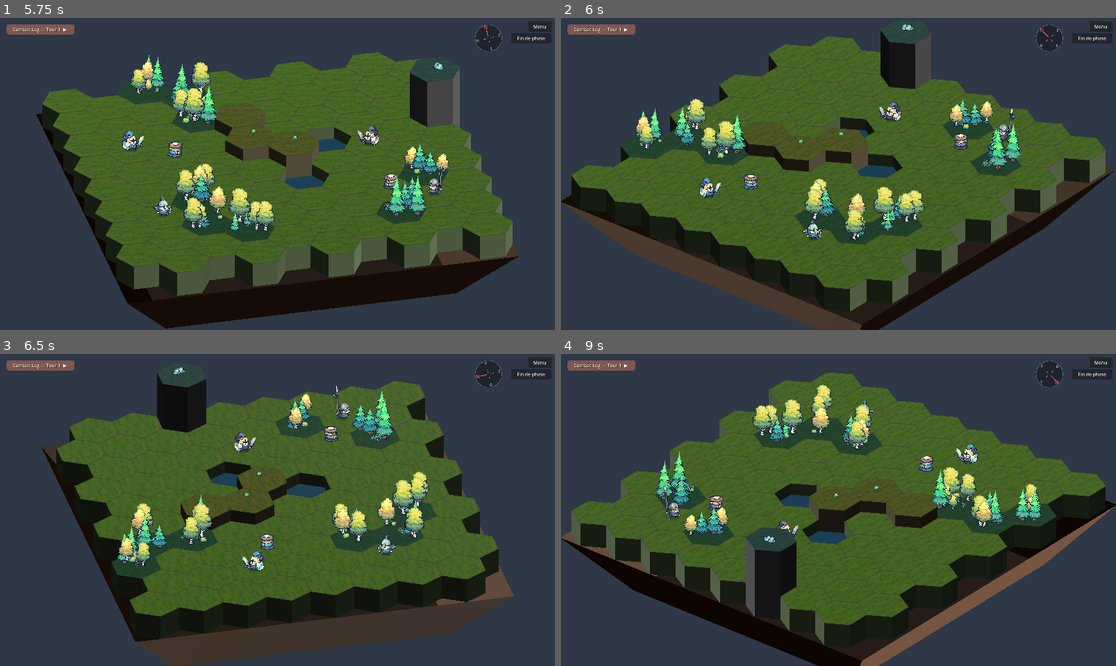
Above: before the commit, frames 1-4 (two rows, left to right).
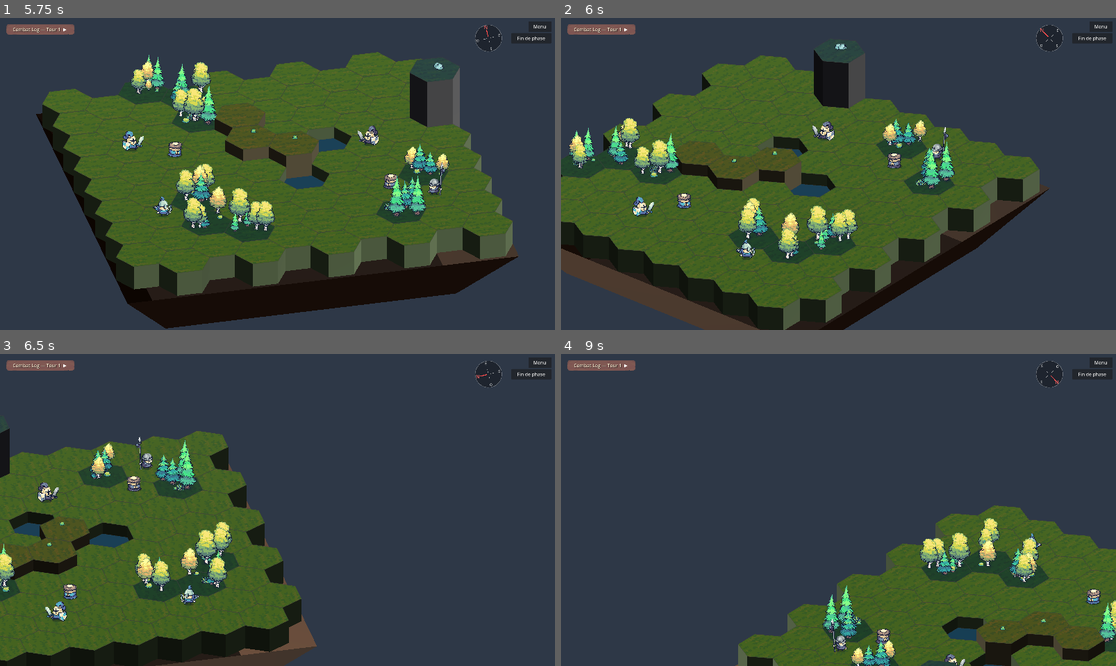
Above: after the commit, the same moments.

Repository: AlexandreB6/tactical-rpg
Game: Godot game, scene res://scenes/ui/main_menu.tscn
Two runs of this game, one before a commit and one after it. Both use one fixed random seed, a clock stepped at 60 frames per second and the inputs below.
Inputs (mouse positions are in pixels of both pictures, inside the frame that each line leads up to):
- Up to frame 1 (5.75 s): click "Jouer" at 0.5 s; click "▶" at 1.25 s; click "▼" at 2 s; click "Fin de phase" at 2.75 s; click "Annuler" at 3.5 s; click "Menu" at 4.25 s; click "Jouer" at 5 s
- Up to frame 2 (6 s): tap Enter at 5.75 s; move the mouse to (960, 158) at 5.77 s; hold D from 5.78 s (still down); tap Q at 5.85 s; click (960, 158) at 5.92 s
- Up to frame 3 (6.5 s): keep holding D; tap E at 6.05 s
- Up to frame 4 (9 s): release D at 6.5 s; drag from (727, 525) to (810, 572) at 6.52 s; move the mouse to (894, 441) at 7.27 s; hold D 7.28-8 s; tap Q at 7.35, 8.85 s; click (894, 441) at 7.42 s; tap E at 7.55 s; drag from (810, 572) to (672, 463) at 8.02 s; move the mouse to (1005, 556) at 8.77 s; hold A from 8.78 s (still down); click (1005, 556) at 8.92 s

Frame 1 is identical in both runs. In frame 2, 48% of the frame differs, in the area x 0-100%, y 2-100%; in frame 3, 59%; in frame 4, 61%, in the area x 0-100%, y 5-100%.

Commit message:
feat: types dégâts/armures 3D + caméra AZERTY (ZQSD + A/E rotation)
- Unit3D : ajout damage_type, armor_type, DAMAGE_MULTIPLIERS, logs détaillés
- game_manager_3d / world_3d : calculs dégâts avec multiplicateurs
- stats_panel : helpers locaux compatibles Unit/Unit3D
- Caméra : A/E rotation, ZQSD déplacement relatif écran, pan molette corrigé

Co-Authored-By: Claude Opus 4.6 <noreply@anthropic.com>

Diff:
--- a/scripts/camera_3d_controller.gd
+++ b/scripts/camera_3d_controller.gd
@@ -21,6 +21,7 @@
 var _dragging: bool = false
 var _drag_start_mouse: Vector2 = Vector2.ZERO
 var _drag_start_pos: Vector3 = Vector3.ZERO
+const PAN_KEYBOARD_SPEED: float = 15.0
 
 # --- Références ---
 @onready var camera_arm: Node3D = $CameraArm
@@ -43,9 +44,9 @@
 		return
 
 	if event is InputEventKey and event.pressed and not event.echo:
-		if event.keycode == KEY_Q:
+		if event.physical_keycode == KEY_Q:
 			_rotate_camera(-1)
-		elif event.keycode == KEY_E:
+		elif event.physical_keycode == KEY_E:
 			_rotate_camera(1)
 
 	if event is InputEventMouseButton:
@@ -72,7 +73,27 @@
 		cam_forward.y = 0
 		cam_forward = cam_forward.normalized()
 		var pan_speed = _target_zoom * 0.003
-		position = _drag_start_pos + (cam_right * -delta.x + cam_forward * delta.y) * pan_speed
+		position = _drag_start_pos + (cam_right * delta.x + cam_forward * -delta.y) * pan_speed
+
+func _process(delta: float) -> void:
+	var input_dir = Vector2.ZERO
+	if Input.is_physical_key_pressed(KEY_W):
+		input_dir.y -= 1
+	if Input.is_physical_key_pressed(KEY_S):
+		input_dir.y += 1
+	if Input.is_physical_key_pressed(KEY_A):
+		input_dir.x -= 1
+	if Input.is_physical_key_pressed(KEY_D):
+		input_dir.x += 1
+	if input_dir != Vector2.ZERO:
+		input_dir = input_dir.normalized()
+		var cam_right = -global_transform.basis.x
+		var cam_forward = -global_transform.basis.z
+		cam_right.y = 0
+		cam_right = cam_right.normalized()
+		cam_forward.y = 0
+		cam_forward = cam_forward.normalized()
+		position += (cam_right * -input_dir.x + cam_forward * -input_dir.y) * PAN_KEYBOARD_SPEED * delta
 
 func _rotate_camera(direction: int) -> void:
 	if _is_rotating:
--- a/scripts/game_manager_3d.gd
+++ b/scripts/game_manager_3d.gd
@@ -98,7 +98,7 @@
 		var start_cell = enemy.grid_pos
 		var path = hex_grid.find_path(enemy.grid_pos, best_cell, blocked, enemy.move_range)
 		enemy.grid_pos = best_cell
-		combat_log.add_entry(enemy.unit_name + " se déplace")
+		combat_log.add_entry(enemy.unit_name + " se déplace", enemy.unit_name)
 		await enemy.move_along_path(path, start_cell)
 	if enemy.can_attack_from(enemy.grid_pos, target.grid_pos, hex_grid):
 		await _enemy_attack(enemy, target)
@@ -110,7 +110,8 @@
 		var dist = hex_grid.hex_distance(enemy.grid_pos, player.grid_pos)
 		var height_diff = hex_grid.get_height_at(enemy.grid_pos) - hex_grid.get_height_at(player.grid_pos)
 		var terrain_def = hex_grid.get_terrain_def_bonus(player.grid_pos)
-		var damage = Unit3D.calc_damage(enemy.attack, player, height_diff, terrain_def)
+		var calc = Unit3D.calc_damage(enemy.attack, player, height_diff, terrain_def, enemy.damage_type)
+		var damage = calc.damage
 		var score: float = 0.0
 		if damage >= player.hp:
 			score += 100.0
@@ -127,10 +128,10 @@
 func _enemy_attack(enemy: Unit3D, target: Unit3D) -> void:
 	var height_diff = hex_grid.get_height_at(enemy.grid_pos) - hex_grid.get_height_at(target.grid_pos)
 	var terrain_def = hex_grid.get_terrain_def_bonus(target.grid_pos)
-	var damage = Unit3D.calc_damage(enemy.attack, target, height_diff, terrain_def)
-	combat_log.add_entry(Unit3D.build_attack_log(enemy.unit_name, target.unit_name, damage, height_diff, terrain_def))
+	var result = Unit3D.calc_damage(enemy.attack, target, height_diff, terrain_def, enemy.damage_type)
+	combat_log.add_entry(Unit3D.build_attack_log(enemy.unit_name, target.unit_name, result, height_diff, terrain_def, enemy.damage_type, target.armor_type), enemy.unit_name)
 	await enemy.play_attack_anim(target.position)
-	await target.take_damage(damage)
+	await target.take_damage(result.damage)
 	check_victory()
 
 func _find_best_move(enemy: Unit3D, target: Unit3D) -> Vector2i:
@@ -184,10 +185,12 @@
 			continue
 		if not enemy.can_cast_spell_on(spell, enemy.grid_pos, target.grid_pos, hex_grid):
 			continue
-		var spell_damage = max(1, spell.power - target.get_effective_defense())
+		var spell_raw = spell.power - target.get_effective_defense()
+		var spell_mult = Unit3D.DAMAGE_MULTIPLIERS[target.armor_type][spell.damage_type]
+		var spell_damage = max(1, int(spell_raw * spell_mult))
 		var height_diff = hex_grid.get_height_at(enemy.grid_pos) - hex_grid.get_height_at(target.grid_pos)
 		var terrain_def = hex_grid.get_terrain_def_bonus(target.grid_pos)
-		var phys_damage = Unit3D.calc_damage(enemy.attack, target, height_diff, terrain_def)
+		var phys_damage = Unit3D.calc_damage(enemy.attack, target, height_diff, terrain_def, enemy.damage_type).damage
 		if spell_damage >= phys_damage or not enemy.can_attack_from(enemy.grid_pos, target.grid_pos, hex_grid):
 			await _enemy_cast_spell(enemy, target, spell)
 			return true
@@ -214,11 +217,21 @@
 		effect.queue_free()
 	if spell.target_type == SpellData.TargetType.ALLY:
 		await target.heal(spell.power)
-		combat_log.add_entry(enemy.unit_name + " lance " + spell.spell_name + " sur " + target.unit_name + " (+" + str(spell.power) + " HP)")
+		combat_log.add_entry(enemy.unit_name + " lance " + spell.spell_name + " sur " + target.unit_name + " → +" + str(spell.power) + " HP", enemy.unit_name)
 	else:
 		var terrain_def = hex_grid.get_terrain_def_bonus(target.grid_pos)
-		var damage = max(1, spell.power - target.get_effective_defense() - terrain_def)
-		combat_log.add_entry(enemy.unit_name + " lance " + spell.spell_name + " sur " + target.unit_name + " (-" + str(damage) + " HP)")
+		var def_power = target.get_effective_defense() + terrain_def
+		var raw = spell.power - def_power
+		var multiplier = Unit3D.DAMAGE_MULTIPLIERS[target.armor_type][spell.damage_type]
+		var damage = max(1, int(raw * multiplier))
+		var log_text = enemy.unit_name + " lance " + spell.spell_name + " sur " + target.unit_name + " → -" + str(damage) + " HP"
+		var detail = "  PWR " + str(spell.power) + " vs DEF " + str(def_power)
+		if terrain_def > 0:
+			detail += " (+" + str(terrain_def) + " terrain)"
+		detail += " = " + str(raw) + " × " + str(multiplier)
+		detail += " (" + Unit3D.get_damage_type_name(spell.damage_type) + " vs " + Unit3D.get_armor_type_name(target.armor_type) + ")"
+		detail += " = " + str(damage)
+		combat_log.add_entry(log_text + "\n" + detail, enemy.unit_name)
 		await target.take_damage(damage)
 		check_victory()
 
--- a/scripts/stats_panel.gd
+++ b/scripts/stats_panel.gd
@@ -25,8 +25,8 @@
 func show_stats(unit, terrain_text: String = "") -> void:
 	name_label.text = unit.unit_name
 	hp_label.text = "HP : " + str(unit.hp) + "/" + str(unit.max_hp)
-	attack_label.text = "ATK : " + str(unit.attack) + " (" + Unit.get_damage_type_name(unit.damage_type) + ")"
-	defense_label.text = "DEF : " + str(unit.defense) + " (" + Unit.get_armor_type_name(unit.armor_type) + ")"
+	attack_label.text = "ATK : " + str(unit.attack) + " (" + _damage_type_name(unit.damage_type) + ")"
+	defense_label.text = "DEF : " + str(unit.defense) + " (" + _armor_type_name(unit.armor_type) + ")"
 	defend_bonus_label.visible = unit.is_defending
 	terrain_label.text = terrain_text
 	terrain_label.visible = terrain_text != ""
@@ -57,3 +57,19 @@
 func _on_close_pressed() -> void:
 	emit_signal("panel_closed")
 	hide()
+
+static func _damage_type_name(dmg_type: int) -> String:
+	match dmg_type:
+		UnitData.DamageType.SLASHING: return "tranchant"
+		UnitData.DamageType.PIERCING: return "perçant"
+		UnitData.DamageType.BLUNT: return "contondant"
+		UnitData.DamageType.MAGIC: return "magique"
+	return ""
+
+static func _armor_type_name(arm_type: int) -> String:
+	match arm_type:
+		UnitData.ArmorType.NONE: return "aucune"
+		UnitData.ArmorType.LIGHT: return "légère"
+		UnitData.ArmorType.CHAIN: return "mailles"
+		UnitData.ArmorType.PLATE: return "plate"
+	return ""
--- a/scripts/unit_3d.gd
+++ b/scripts/unit_3d.gd
@@ -23,6 +23,8 @@
 var initiative: int = 5
 var avatar_texture: Texture2D = null
 var class_type: int = 0  # 0=PHYSICAL, 1=MAGIC
+var damage_type: int = 0  # UnitData.DamageType
+var armor_type: int = 0   # UnitData.ArmorType
 var spells: Array[SpellData] = []
 
 # --- État en jeu ---
@@ -103,6 +105,8 @@
 	_projectile_texture = data.projectile_texture
 	_sprite_scale_factor = data.sprite_scale_factor
 	class_type = data.class_type
+	damage_type = data.damage_type
+	armor_type = data.armor_type
 	spells = data.spells.duplicate()
 
 	_apply_overrides(overrides)
@@ -135,6 +139,10 @@
 				min_attack_range = overrides[key]
 			"unit_name":
 				unit_name = overrides[key]
+			"damage_type":
+				damage_type = overrides[key]
+			"armor_type":
+				armor_type = overrides[key]
 			"spells":
 				spells.clear()
 				for spell_name in overrides[key]:
@@ -474,10 +482,28 @@
 
 # --- Combat helpers (copiés de unit.gd) ---
 
-static func calc_damage(atk: int, target_unit: Unit3D, height_diff: int = 0, terrain_def_bonus: int = 0) -> int:
+# Table de multiplicateurs : DAMAGE_MULTIPLIERS[armor_type][damage_type]
+#                          SLASHING  PIERCING  BLUNT  MAGIC
+const DAMAGE_MULTIPLIERS = [
+	[1.2, 1.0, 0.8, 1.2],  # NONE
+	[0.8, 1.0, 1.0, 1.0],  # LIGHT
+	[0.6, 1.2, 1.0, 1.0],  # CHAIN
+	[0.5, 0.7, 1.3, 0.8],  # PLATE
+]
+
+static func calc_damage(atk: int, target_unit: Unit3D, height_diff: int = 0, terrain_def_bonus: int = 0, dmg_type: int = 0) -> Dictionary:
 	var attack_power = atk + max(0, height_diff)
 	var defense_power = target_unit.get_effective_defense() + terrain_def_bonus + max(0, -height_diff)
-	return max(1, attack_power - defense_power)
+	var raw_damage = attack_power - defense_power
+	var multiplier = DAMAGE_MULTIPLIERS[target_unit.armor_type][dmg_type]
+	var final_damage = max(1, int(raw_damage * multiplier))
+	return {
+		"damage": final_damage,
+		"atk_power": attack_power,
+		"def_power": defense_power,
+		"raw": raw_damage,
+		"multiplier": multiplier,
+	}
 
 func get_effective_defense() -> int:
 	return defense + (1 if is_defending else 0)
@@ -494,15 +520,39 @@
 		return false
 	return true
 
-static func build_attack_log(attacker_name: String, target_name: String, damage: int, height_diff: int, terrain_def: int) -> String:
-	var text = attacker_name + " attaque " + target_name + " (-" + str(damage) + " HP)"
+static func get_damage_type_name(dmg_type: int) -> String:
+	match dmg_type:
+		UnitData.DamageType.SLASHING: return "tranchant"
+		UnitData.DamageType.PIERCING: return "perçant"
+		UnitData.DamageType.BLUNT: return "contondant"
+		UnitData.DamageType.MAGIC: return "magique"
+	return ""
+
+static func get_armor_type_name(arm_type: int) -> String:
+	match arm_type:
+		UnitData.ArmorType.NONE: return "aucune"
+		UnitData.ArmorType.LIGHT: return "légère"
+		UnitData.ArmorType.CHAIN: return "mailles"
+		UnitData.ArmorType.PLATE: return "plate"
+	return ""
+
+static func build_attack_log(attacker_name: String, target_name: String, result: Dictionary, height_diff: int, terrain_def: int, dmg_type: int = -1, armor_type: int = -1) -> String:
+	var text = attacker_name + " attaque " + target_name + " → -" + str(result.damage) + " HP"
+	var detail = "  ATK " + str(result.atk_power)
 	if height_diff > 0:
-		text += " [hauteur +" + str(height_diff) + " ATK]"
-	elif height_diff < 0:
-		text += " [hauteur +" + str(-height_diff) + " DEF]"
+		detail += " (+" + str(height_diff) + " hauteur)"
+	detail += " vs DEF " + str(result.def_power)
+	if height_diff < 0:
+		detail += " (+" + str(-height_diff) + " hauteur)"
 	if terrain_def > 0:
-		text += " [terrain +" + str(terrain_def) + " DEF]"
-	return text
+		detail += " (+" + str(terrain_def) + " terrain)"
+	detail += " = " + str(result.raw)
+	if dmg_type >= 0 and armor_type >= 0:
+		var mult = result.multiplier
+		detail += " × " + str(mult)
+		detail += " (" + get_damage_type_name(dmg_type) + " vs " + get_armor_type_name(armor_type) + ")"
+	detail += " = " + str(result.damage)
+	return text + "\n" + detail
 
 func activate_defend() -> void:
 	is_defending = true
--- a/scripts/world_3d.gd
+++ b/scripts/world_3d.gd
@@ -481,7 +481,7 @@
 # --- Actions ---
 
 func _execute_move(unit: Unit3D, cell: Vector2i) -> void:
-	combat_log.add_entry(unit.unit_name + " se déplace")
+	combat_log.add_entry(unit.unit_name + " se déplace", unit.unit_name)
 	pre_move_pos = unit.grid_pos
 	var blocked = _get_blocked_cells(unit)
 	var start_cell = unit.grid_pos
@@ -508,10 +508,10 @@
 	is_animating = true
 	var height_diff = hex_grid.get_height_at(attacker.grid_pos) - hex_grid.get_height_at(target.grid_pos)
 	var terrain_def = hex_grid.get_terrain_def_bonus(target.grid_pos)
-	var damage = Unit3D.calc_damage(attacker.attack, target, height_diff, terrain_def)
-	combat_log.add_entry(Unit3D.build_attack_log(attacker.unit_name, target.unit_name, damage, height_diff, terrain_def))
+	var result = Unit3D.calc_damage(attacker.attack, target, height_diff, terrain_def, attacker.damage_type)
+	combat_log.add_entry(Unit3D.build_attack_log(attacker.unit_name, target.unit_name, result, height_diff, terrain_def, attacker.damage_type, target.armor_type), attacker.unit_name)
 	await attacker.play_attack_anim(target.position)
-	await target.take_damage(damage)
+	await target.take_damage(result.damage)
 	is_animating = false
 	game_manager.check_victory()
 	game_manager.notify_unit_done(attacker)
@@ -524,12 +524,22 @@
 	await _play_spell_effect(target, spell)
 	if spell.target_type == SpellData.TargetType.ALLY:
 		await target.heal(spell.power)
-		combat_log.add_entry(caster.unit_name + " lance " + spell.spell_name + " sur " + target.unit_name + " (+" + str(spell.power) + " HP)")
+		combat_log.add_entry(caster.unit_name + " lance " + spell.spell_name + " sur " + target.unit_name + " → +" + str(spell.power) + " HP", caster.unit_name)
 	else:
 		var height_diff = hex_grid.get_height_at(caster.grid_pos) - hex_grid.get_height_at(target.grid_pos)
 		var terrain_def = hex_grid.get_terrain_def_bonus(target.grid_pos)
-		var damage = max(1, spell.power - target.get_effective_defense() - terrain_def)
-		combat_log.add_entry(caster.unit_name + " lance " + spell.spell_name + " sur " + target.unit_name + " (-" + str(damage) + " HP)")
+		var def_power = target.get_effective_defense() + terrain_def
+		var raw = spell.power - def_power
+		var multiplier = Unit3D.DAMAGE_MULTIPLIERS[target.armor_type][spell.damage_type]
+		var damage = max(1, int(raw * multiplier))
+		var log_text = caster.unit_name + " lance " + spell.spell_name + " sur " + target.unit_name + " → -" + str(damage) + " HP"
+		var detail = "  PWR " + str(spell.power) + " vs DEF " + str(def_power)
+		if terrain_def > 0:
+			detail += " (+" + str(terrain_def) + " terrain)"
+		detail += " = " + str(raw) + " × " + str(multiplier)
+		detail += " (" + Unit3D.get_damage_type_name(spell.damage_type) + " vs " + Unit3D.get_armor_type_name(target.armor_type) + ")"
+		detail += " = " + str(damage)
+		combat_log.add_entry(log_text + "\n" + detail, caster.unit_name)
 		await target.take_damage(damage)
 	is_animating = false
 	game_manager.check_victory()
@@ -596,6 +606,7 @@
 		return
 	var unit = selected_unit
 	_clear_ui_state()
+	combat_log.add_entry(unit.unit_name + " termine son tour sans agir.", unit.unit_name)
 	game_manager.notify_unit_done(unit)
 
 func _on_cancel_requested() -> void:
@@ -616,7 +627,7 @@
 	var unit = selected_unit
 	_clear_ui_state()
 	unit.activate_defend()
-	combat_log.add_entry(unit.unit_name + " se défend (+1 DEF)")
+	combat_log.add_entry(unit.unit_name + " se défend (+1 DEF)", unit.unit_name)
 	game_manager.notify_unit_done(unit)
 
 # --- Callbacks phases ---
